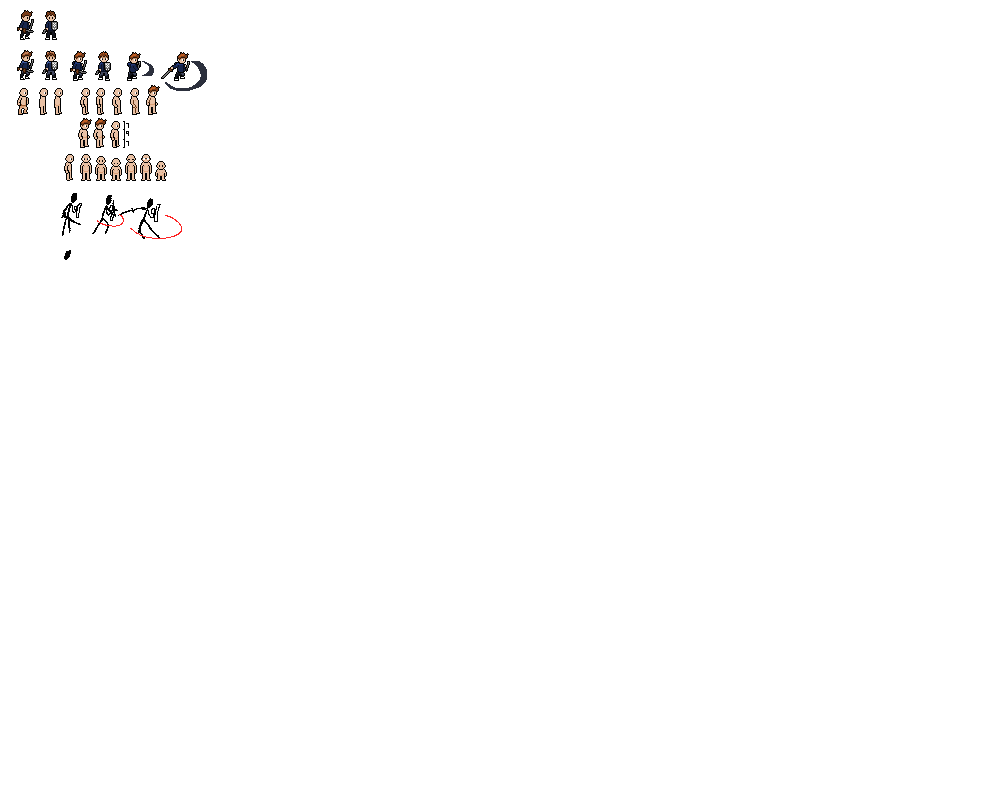
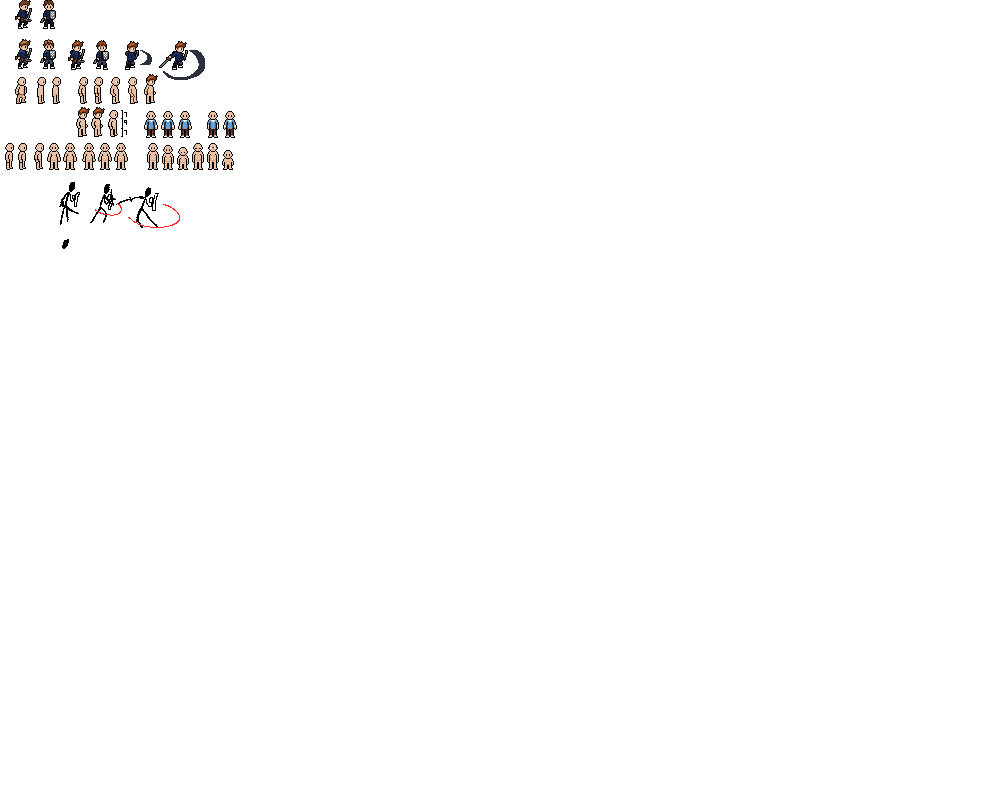
Comparing the layer stacks of the two 1000×800 images. Changes:
removed layer "Layer 19" over 17, 10, 207, 260
added layer "Layer 24" above "Layer 23" over 178, 111, 192, 138
added layer "Layer 23" above "Background" over 5, 0, 237, 249
